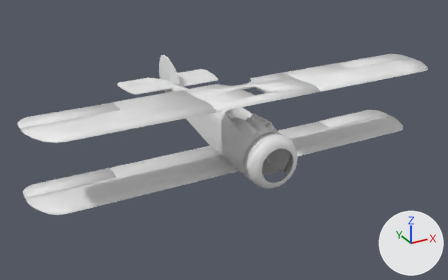
The Blender file sopwith/sopwith.blend as it was, and as the next commit left it.
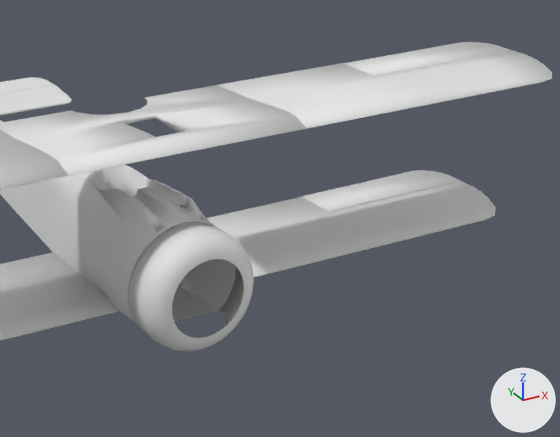
The first picture shows the older version from a 50 mm lens placed at (-4.42, -8.3, 4.38), pointed at (0.16, 0.02, 0.22). The close-ups show both versions on the part from 42% to 96% of the width and 13% to 81% of the height of that picture; other places that the commit changed are outside them. The axes (+X, +Y, +Z) are drawn at lower right. The lights are the same throughout.
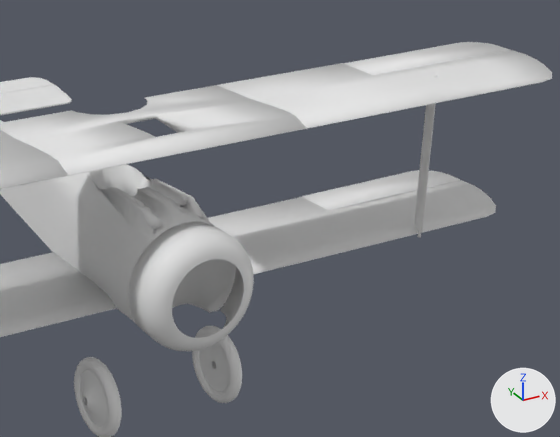
Where the change shows, as pixel boxes [x1, y1, x2, y2] in the close-ups (560 x 437 px):
'Plane.007', moved, turned
    before: [0, 181, 496, 341]
    after: [0, 180, 496, 337]
'Cylinder.001', reshaped, modifiers changed
    both: [0, 120, 236, 323]
'BezierCircle', added
    after: [74, 326, 242, 437]
'Plane.008', moved, turned
    before: [302, 170, 461, 212]
    after: [302, 170, 461, 211]
'Cone', added
    after: [80, 343, 229, 427]
'Cylinder.006', added
    after: [414, 75, 438, 238]
part 1 of me_cylinder_001, added
    after: [128, 221, 236, 321]

What changed in the scene script:
```text
Change me_cylinder_001:
    where me_cylinder_001.from_pydata(...)  # 102 vertices, 80 faces; spans x 0.0..0.4, y -0.31..0.46, z -3.15..0.24
    used by ob_cylinder_001; location = (0.0, -1.298, 0.569); rotation_euler = (1.571, 0.0, 0.0), in degrees (90, 0, 0)
    verts and faces of me_cylinder_001; kept vertices keep their numbers, new ones are numbered from 102
    me_cylinder_001 part 1
    add faces += [(0, 16, 15, 14, 13, 12, 11, 10, 9, 8, 7, 6, 5, 4, 3, 2, 1)]
Add cu_beziercircle:
    cu_beziercircle = bpy.data.curves.new('BezierCircle', 'CURVE')
    cu_beziercircle.dimensions = '3D'
    _sp = cu_beziercircle.splines.new('BEZIER'); _sp.bezier_points.add(3)
    _sp.bezier_points.foreach_set('co', [-1.0, 0.0, 0.0, 0.0, 1.0, 0.0, 1.0, 0.0, 0.0, 0.0, -1.0, 0.0])
    _sp.bezier_points.foreach_set('handle_left', [-1.0, -0.552, 0.0, -0.552, 1.0, 0.0, 1.0, 0.552, 0.0, 0.552, -1.0, 0.0])
    _sp.bezier_points.foreach_set('handle_right', [-1.0, 0.552, 0.0, 0.552, 1.0, 0.0, 1.0, -0.552, 0.0, -0.552, -1.0, 0.0])
    for _p, _l, _r in zip(_sp.bezier_points, ['AUTO', 'AUTO', 'AUTO', 'AUTO'], ['AUTO', 'AUTO', 'AUTO', 'AUTO']): _p.handle_left_type = _l; _p.handle_right_type = _r
    _sp.order_u = 0
    _sp.order_v = 0
    _sp.use_cyclic_u = True
    cu_beziercircle.use_path = True
    cu_beziercircle.use_path_clamp = True
    cu_beziercircle.bevel_depth = 0.2
    cu_beziercircle.fill_mode = 'FULL'
Change ob_cylinder_001:
    add _m = ob_cylinder_001.modifiers.new('Boolean.004', 'BOOLEAN')
    add _m.object = ob_sphere
    add _m.solver = 'FLOAT'
Change ob_plane_007:
    ob_plane_007.location: (0.0, -0.683, 0.287) -> (0.0, -0.684, 0.298)
    ob_plane_007.rotation_euler: (0.0, 0.0, 0.0) -> (-0.0225, 0.0, 0.0)  # degrees (0, 0, 0) -> degrees (-1.3, 0, 0)
Change ob_plane_008:
    ob_plane_008.location: (0.0, -0.675, 0.296) -> (0.0, -0.675, 0.306)
    ob_plane_008.rotation_euler: (0.0, 0.0, 0.0) -> (-0.0225, 0.0, 0.0)  # degrees (0, 0, 0) -> degrees (-1.3, 0, 0)
Add ob_sphere:
    ob_sphere = bpy.data.objects.new('Sphere', me_sphere)  # 257 vertices, 257 faces; spans x -1.0..1.0, y -1.0..1.0, z -1.96..0.0
    ob_sphere.location = (0.0, -1.552, 0.259)
    ob_sphere.rotation_euler = (1.571, 0.0, 0.0)  # degrees (90, 0, 0)
    ob_sphere.scale = (0.219, 0.15, 0.178)
Add ob_cone:
    ob_cone = bpy.data.objects.new('Cone', me_cone)  # 120 vertices, 72 faces; spans x -0.498..0.498, y -0.498..0.498, z -0.05..0.203; modifiers MIRROR
    ob_cone.location = (0.463, -1.275, -0.266)
    ob_cone.rotation_euler = (0.0, 1.571, 0.0)  # degrees (0, 90, 0)
    ob_cone.scale = (0.441, 0.441, 0.441)
Add ob_empty_003:
    ob_empty_003 = bpy.data.objects.new('Empty.003', None)
    ob_empty_003.location = (0.0, -1.275, -0.266)
Add ob_beziercircle:
    ob_beziercircle = bpy.data.objects.new('BezierCircle', cu_beziercircle)  # modifiers MIRROR
    ob_beziercircle.location = (0.463, -1.275, -0.266)
    ob_beziercircle.rotation_euler = (0.0, 1.571, 0.0)  # degrees (0, 90, 0)
    ob_beziercircle.scale = (0.224, 0.224, 0.224)
Add ob_cylinder_006:
    ob_cylinder_006 = bpy.data.objects.new('Cylinder.006', me_cylinder_006)  # 140 vertices, 127 faces; spans x -0.007..0.007, y -0.034..0.034, z 0.0..0.603; modifiers MIRROR
    ob_cylinder_006.location = (2.208, -1.208, 0.893)
    ob_cylinder_006.scale = (1.52, 1.33, 1.0)
```
